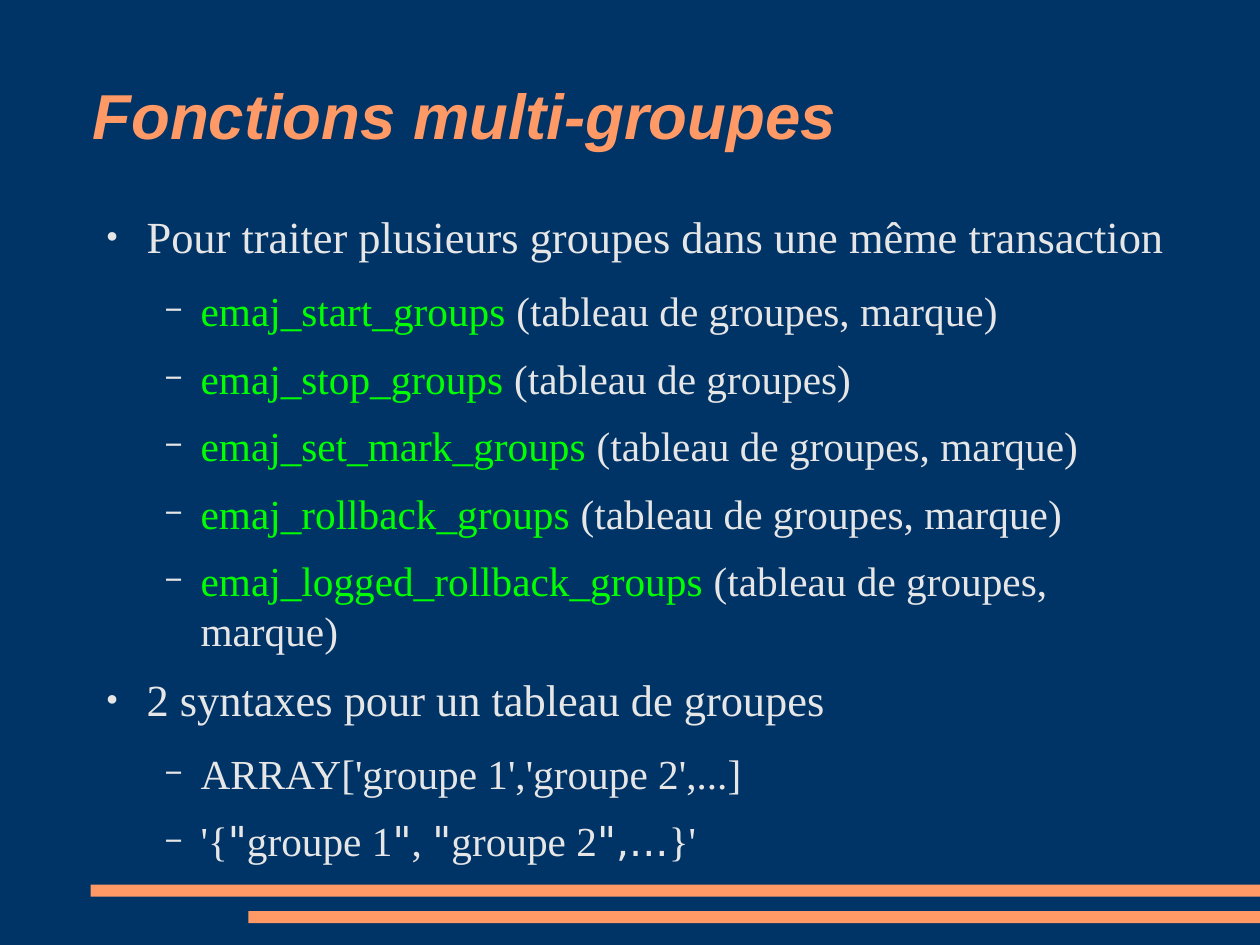
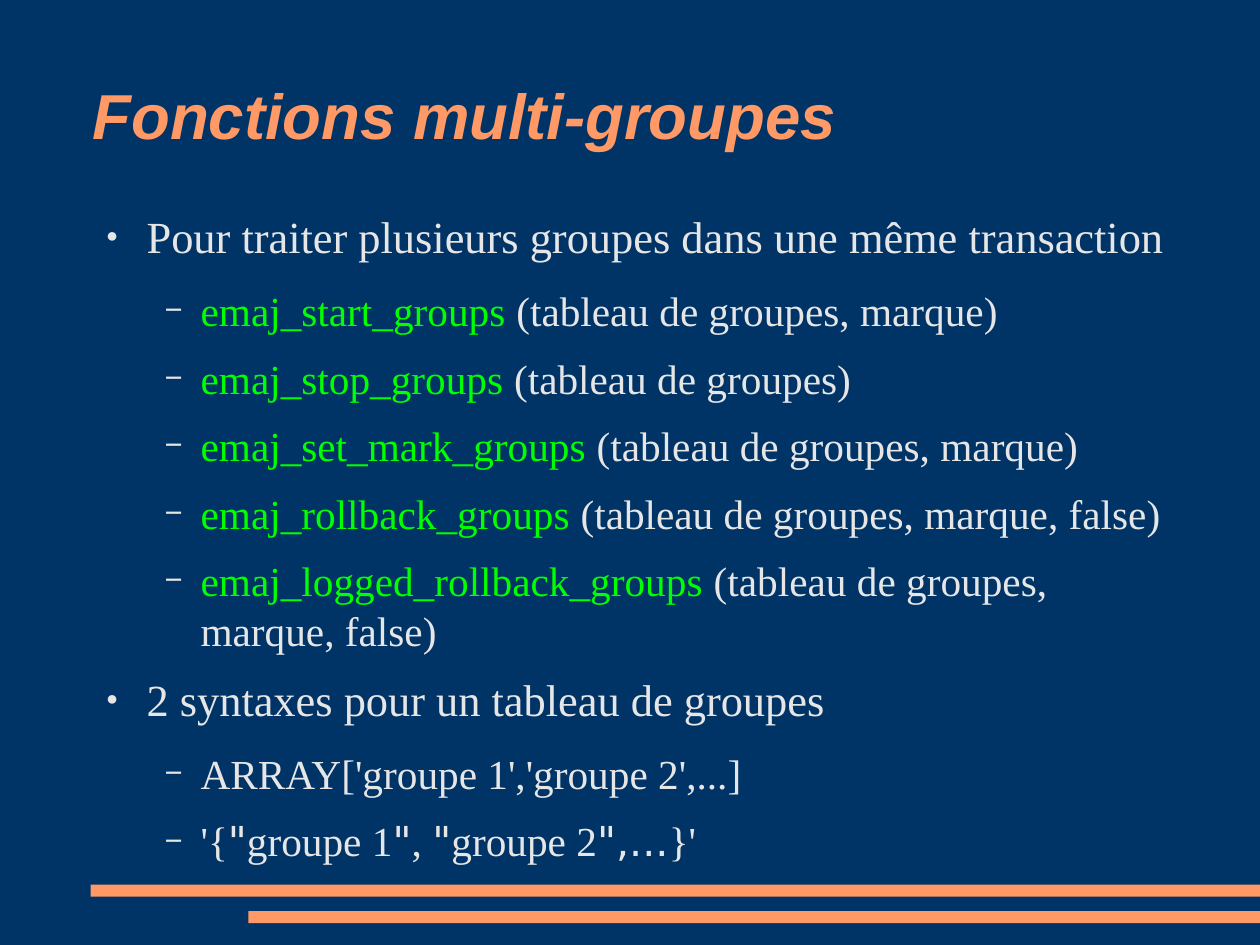
Before and after one commit to beaud76/emaj_doc, a slide deck: slide 23 of Emaj_pres_fr.odp. Drawn at 1260x945 pixels with LibreOffice and Linux fonts; fonts in the diff are those of the drawing. Boxes give left, top, right and bottom in pixels: in the first picture for what was removed or moved away, otherwise in the second. Text is boxed around its words. In the diff, an @@ line names an element or a change of style, - is before the commit and + after.

```diff
--- a/Emaj_pres_fr.odp
+++ b/Emaj_pres_fr.odp
@@ text at <box>201,500,1161,654</box>: text changed @@
-  − emaj_rollback_groups (tableau de groupes, marque)
-  − emaj_logged_rollback_groups (tableau de groupes, marque)
+  − emaj_rollback_groups (tableau de groupes, marque, false)
+  − emaj_logged_rollback_groups (tableau de groupes, marque, false)
```
Also in this commit, not shown: 7 other slides changed, 3 other files.
